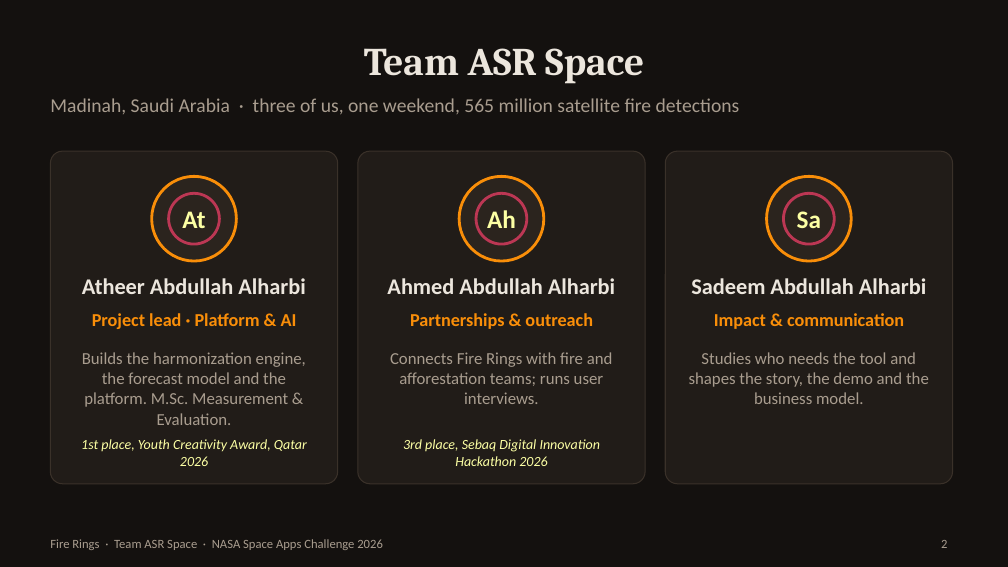
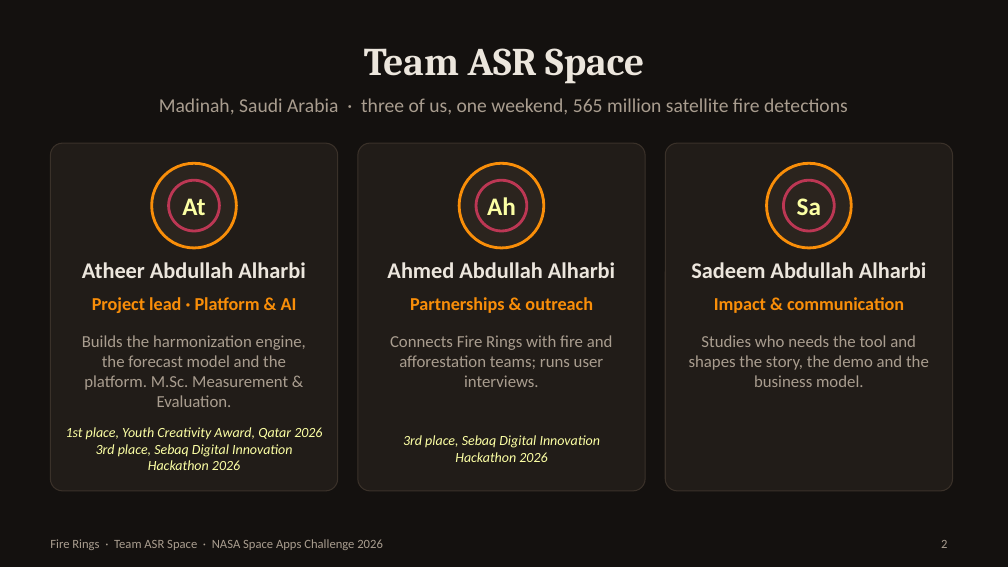
Before and after one commit to Atheer-Hr/fire-rings, a slide deck: slide 2 of submission/Fire-Rings-NASA-Space-Apps-2026.pptx. Drawn at 1008x567 pixels with LibreOffice and Linux fonts; fonts in the diff are those of the drawing. Boxes give left, top, right and bottom in pixels: in the first picture for what was removed or moved away, otherwise in the second. Text is boxed around its words. In the diff, an @@ line names an element or a change of style, - is before the commit and + after.

```diff
--- a/submission/Fire-Rings-NASA-Space-Apps-2026.pptx
+++ b/submission/Fire-Rings-NASA-Space-Apps-2026.pptx
@@ text "Madinah, Saudi Arabia · three ..." at (159,98,848,114): alignment left to centre @@
@@ rounded rectangle: place and size @@
-rounded rectangle at (50,151,338,484)
+rounded rectangle at (50,143,338,491)
@@ rounded rectangle: place and size @@
-rounded rectangle at (358,151,645,484)
+rounded rectangle at (358,143,645,491)
@@ rounded rectangle: place and size @@
-rounded rectangle at (665,151,953,484)
+rounded rectangle at (665,143,953,491)
@@ 6 ellipses, 3 texts: place and size @@
-6 ellipses, 3 texts at (151,176,852,261)
+6 ellipses, 3 texts at (151,163,852,248)
@@ text "Atheer Abdullah Alharbi": place and size @@
-text "Atheer Abdullah Alharbi" at (82,278,305,294)
+text "Atheer Abdullah Alharbi" at (82,262,305,278)
@@ text "Ahmed Abdullah Alharbi": place and size @@
-text "Ahmed Abdullah Alharbi" at (387,278,615,294)
+text "Ahmed Abdullah Alharbi" at (387,262,615,278)
@@ text "Sadeem Abdullah Alharbi": place and size @@
-text "Sadeem Abdullah Alharbi" at (691,278,926,294)
+text "Sadeem Abdullah Alharbi" at (691,262,926,278)
@@ text "Project lead · Platform & ...": place and size @@
-text "Project lead · Platform & ..." at (92,313,297,329)
+text "Project lead · Platform & ..." at (92,297,297,313)
@@ text "Partnerships & outreach": place and size @@
-text "Partnerships & outreach" at (410,313,593,329)
+text "Partnerships & outreach" at (410,297,593,313)
@@ text "Impact & communication": place and size @@
-text "Impact & communication" at (714,313,904,329)
+text "Impact & communication" at (714,297,904,313)
@@ text "Builds the harmonization engine, the ...": place and size @@
-text "Builds the harmonization engine, the ..." at (82,352,306,425)
+text "Builds the harmonization engine, the ..." at (82,335,306,407)
@@ text "Connects Fire Rings with fire ...": place and size @@
-text "Connects Fire Rings with fire ..." at (390,352,613,404)
+text "Connects Fire Rings with fire ..." at (390,335,613,387)
@@ text "Studies who needs the tool ...": place and size @@
-text "Studies who needs the tool ..." at (689,352,929,404)
+text "Studies who needs the tool ..." at (689,335,929,387)
@@ text "1st place, Youth Creativity Award, ..." at (66,427,322,470): vertical alignment top to middle @@
@@ text "1st place, Youth Creativity Award, ...": place and size @@
-text "1st place, Youth Creativity Award, ..." at (81,439,307,466)
+text "1st place, Youth Creativity Award, ..." at (66,427,322,470)
@@ text "3rd place, Sebaq Digital Innovation ..." at (403,435,600,462): vertical alignment top to middle @@
@@ text at (96,444,292,470): paragraph added @@
+3rd place, Sebaq Digital Innovation Hackathon 2026
```
Also in this commit, not shown: 5 other slides changed, 3 other files.
